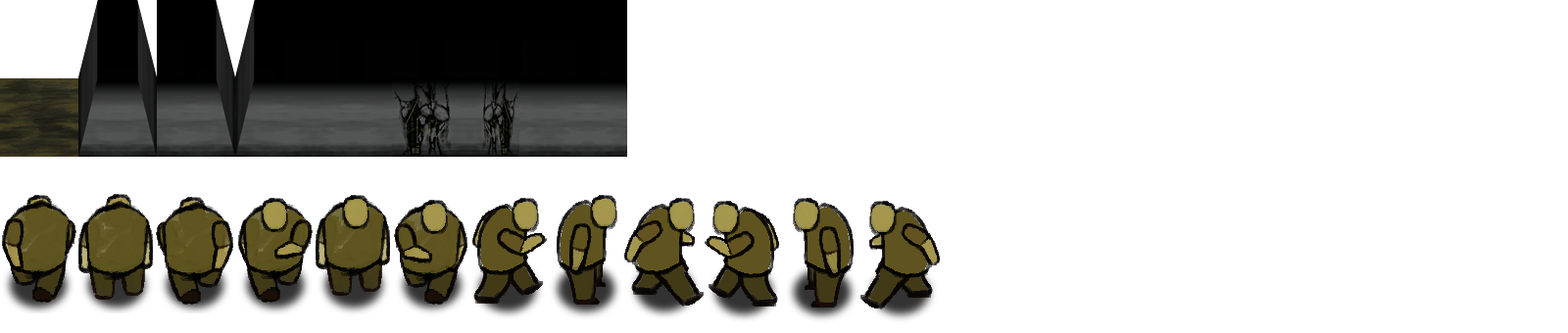
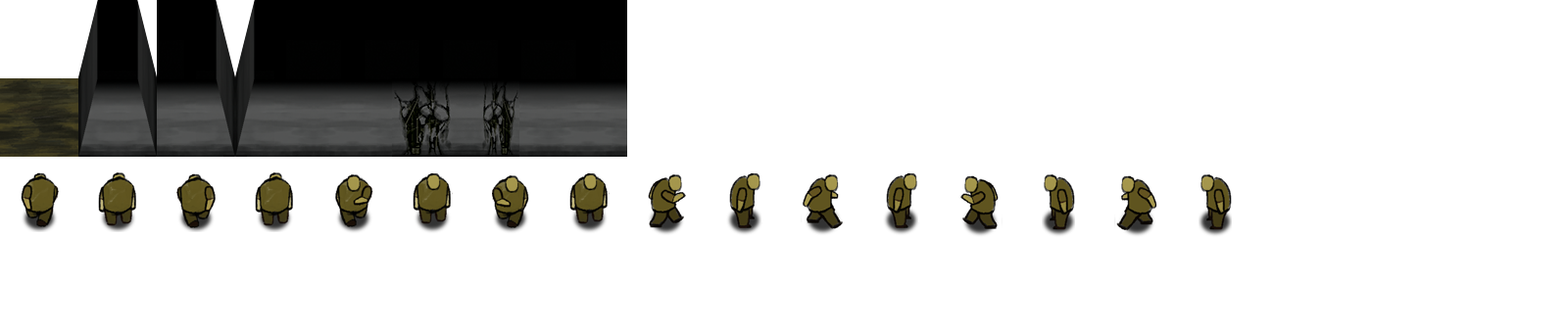
Revision of a layered 1568px x 333px image; what changed, layer by layer:
moved "Layer 10" above "Layer 9 copy", painted on it over box(1, 172, 1232, 314)
removed layer "Layer 13" over box(704, 197, 940, 323)
removed layer "Layer 12" over box(471, 195, 704, 320)
removed layer "Layer 11" over box(238, 195, 469, 316)
